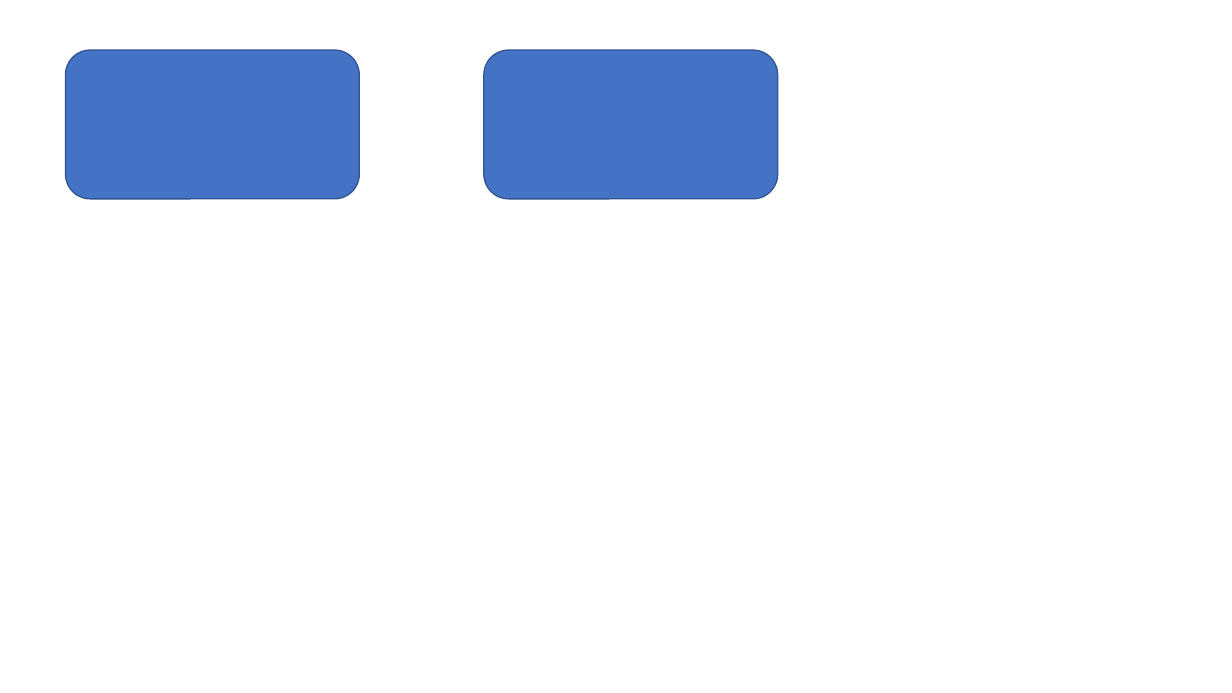
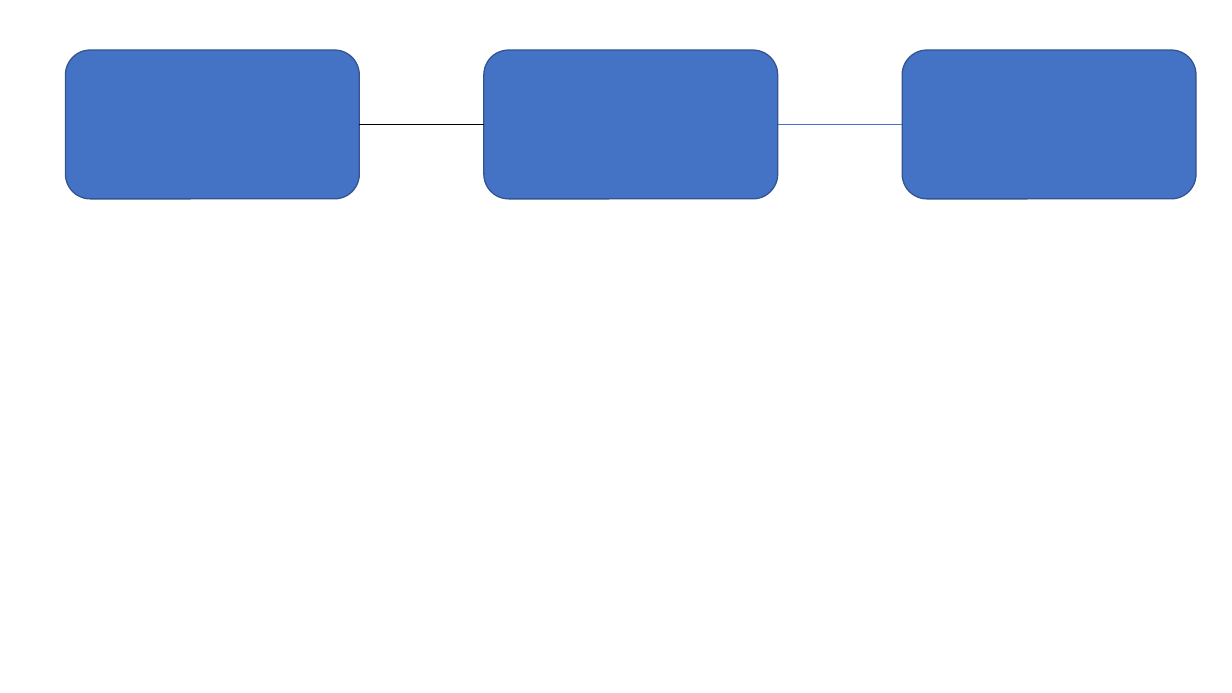
Before and after one commit to blequizit/EXEMPLOgit-2024, a slide deck: slide 1 of PastaDocumentosProjeto/ModeloRelacional.pptx. Drawn at 1232x693 pixels with LibreOffice and Linux fonts; fonts in the diff are those of the drawing. Boxes give left, top, right and bottom in pixels: in the first picture for what was removed or moved away, otherwise in the second. Text is boxed around its words. In the diff, an @@ line names an element or a change of style, - is before the commit and + after.

Commit message:
Inclusão nova tabela no modelo relacional

```diff
--- a/PastaDocumentosProjeto/ModeloRelacional.pptx
+++ b/PastaDocumentosProjeto/ModeloRelacional.pptx
@@ rounded rectangle added at box(902, 50, 1196, 199), fill #4472C4, outline #325491 1 pt @@
@@ line added from (360, 125) to (484, 125), #000000 0.5 pt @@
@@ line added from (778, 125) to (902, 125), #4472C4 0.5 pt @@
```
